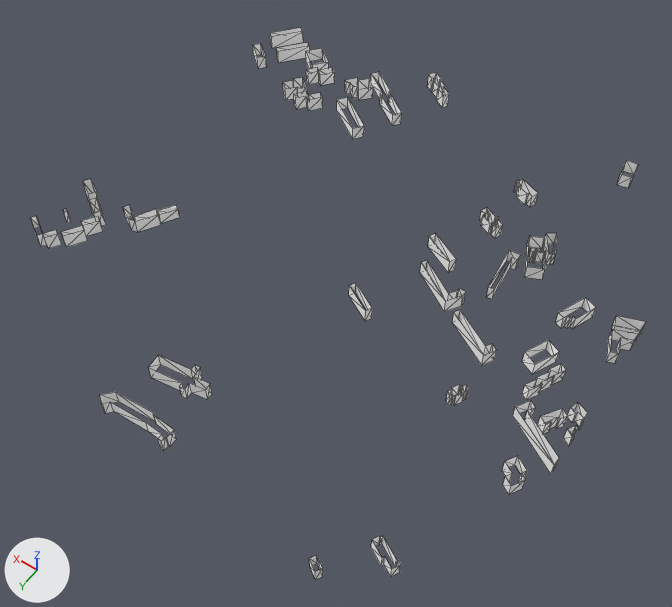
An edit to the glTF model MapData/meshes/bld_panel_0_1.glb, drawn before and after from the same camera.
One viewpoint serves both versions: a 50 mm camera at (-2137.0, 361.0, 1333.0) aimed at (-1556.0, -452.0, 56.0). The lights are fixed; the arrows at lower left show +X, +Y and +Z. The picture after the commit comes second. Mesh edges are drawn as thin lines. Vertices at exactly the same position are counted once.

The first picture shows 'geometry_0'.
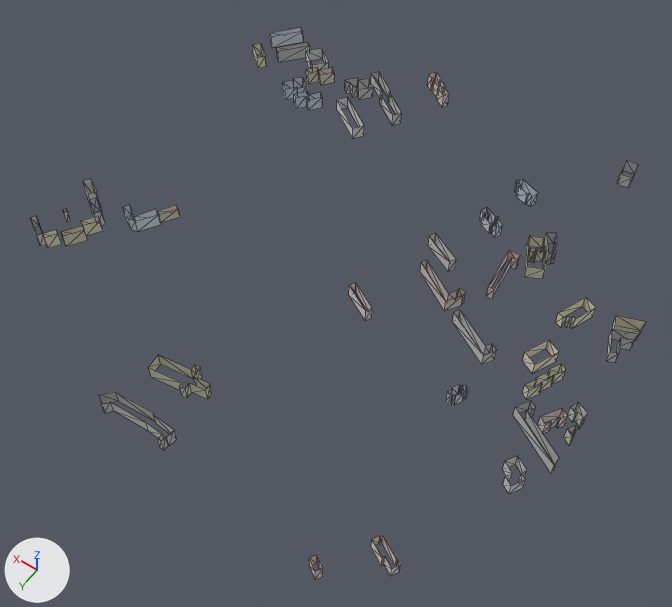
Patch to the scene script:
```diff
--- a/MapData/meshes/bld_panel_0_1.glb.py
+++ b/MapData/meshes/bld_panel_0_1.glb.py
@@ mat_bld_panel @@
 n0 = _N.new('ShaderNodeBsdfPrincipled'); n0.name = 'Principled BSDF'
-n0.inputs[0].default_value = (1.0, 1.0, 1.0, 1.0)  # 'Base Color', white #ffffff
 n0.inputs[1].default_value = 1.0  # 'Metallic'
@@ mat_bld_panel @@
 n1 = _N.new('ShaderNodeOutputMaterial'); n1.name = 'Material Output'
+n2 = _N.new('ShaderNodeVertexColor'); n2.name = 'Color Attribute'
 _L.new(n0.outputs[0], n1.inputs[0])  # 'BSDF' to 'Surface'
+_L.new(n2.outputs[0], n0.inputs[0])  # 'Color' to 'Base Color'
@@ me_geometry_0 @@
 # used by ob_geometry_0; location = (0.0, 0.0, 0.0)
-me_geometry_0.from_pydata(...)  # 690 vertices, 690 faces; spans x -2016.0..-1036.0, y -1023.0..-21.0, z 79.0..149.0
+me_geometry_0.from_pydata(...)  # 690 vertices, 690 faces; spans x -2016.0..-1036.0, y -1023.0..-21.0, z 81.0..149.0
+# me_geometry_0 part 1: vertex colours changed
+# edits to the shape of me_geometry_0 do not show in these pictures
 me_geometry_0.materials.append(mat_bld_panel)
```

What differs and where, as boxes (x1, y1, x2, y2) in the pictures (672 x 607 px):
'geometry_0', recoloured: (30, 27, 646, 579) in both
